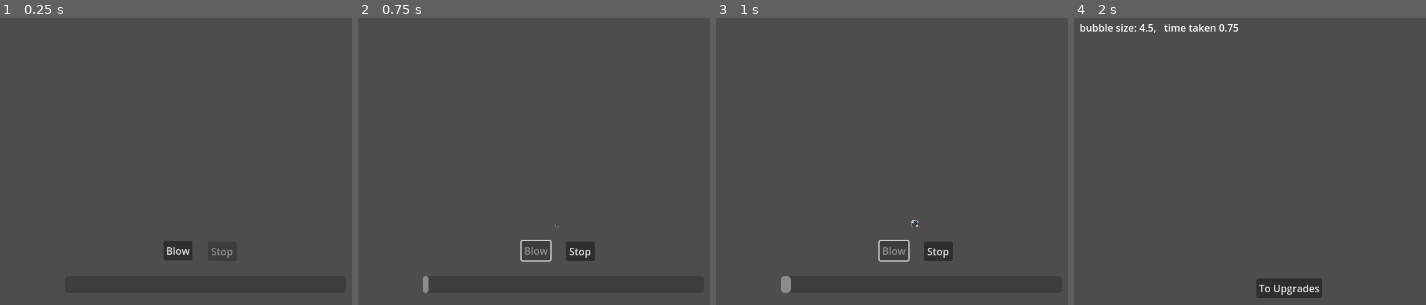
Above: before the commit, frames 1-4 (left to right).
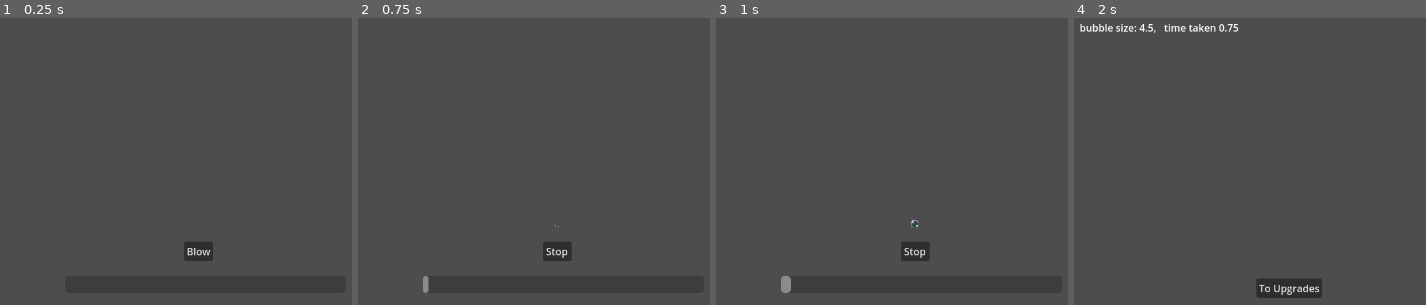
Above: after the commit, the same moments.

Repository: Topech/gamejam2025
Game: Godot game, scene res://round.tscn
Two runs of this game, one before a commit and one after it. Both use one fixed random seed, a clock stepped at 60 frames per second and the inputs below. This scene is started directly instead of the project's main scene.
Inputs:
- Up to frame 1 (0.25 s): no input
- Up to frame 2 (0.75 s): click "Blow" at 0.5 s
- Up to frame 3 (1 s): no input
- Up to frame 4 (2 s): click "Stop" at 1.25 s

The runs differ from the first frame. In frame 1, 0.7% of the frame differs, in the area x 46-66%, y 77-85%; in frame 2, 0.9%, in the area x 46-68%, y 77-86%; in frame 3, 0.9%; in frame 4, nothing differs.

Commit message:
swap blow and stop buttons to same button

Diff:
--- a/round.gd
+++ b/round.gd
@@ -52,6 +52,9 @@
 	$Bubble.max_growth = max_growth
 
 	$StopButton.disabled = true
+	$BlowButton.visible = true
+	$StopButton.visible = false
+
 	$Bubble/BubblePopSprite.stop()
 	$Bubble/BubblePopSprite.frame = 0
 
@@ -92,6 +95,8 @@
 	is_growing = true
 	$BlowButton.disabled = true
 	$StopButton.disabled = false
+	$BlowButton.visible = false
+	$StopButton.visible = true
 
 
 
--- a/round.tscn
+++ b/round.tscn
@@ -62,16 +62,16 @@
 position = Vector2(0, 30.5)
 
 [node name="BlowButton" type="Button" parent="."]
-offset_left = 505.0
-offset_top = 536.0
-offset_right = 551.0
-offset_bottom = 567.0
+offset_left = 538.0
+offset_top = 537.0
+offset_right = 584.0
+offset_bottom = 568.0
 text = "Blow"
 
 [node name="StopButton" type="Button" parent="."]
-offset_left = 576.0
+offset_left = 539.0
 offset_top = 537.0
-offset_right = 622.0
+offset_right = 585.0
 offset_bottom = 568.0
 text = "Stop"
 
